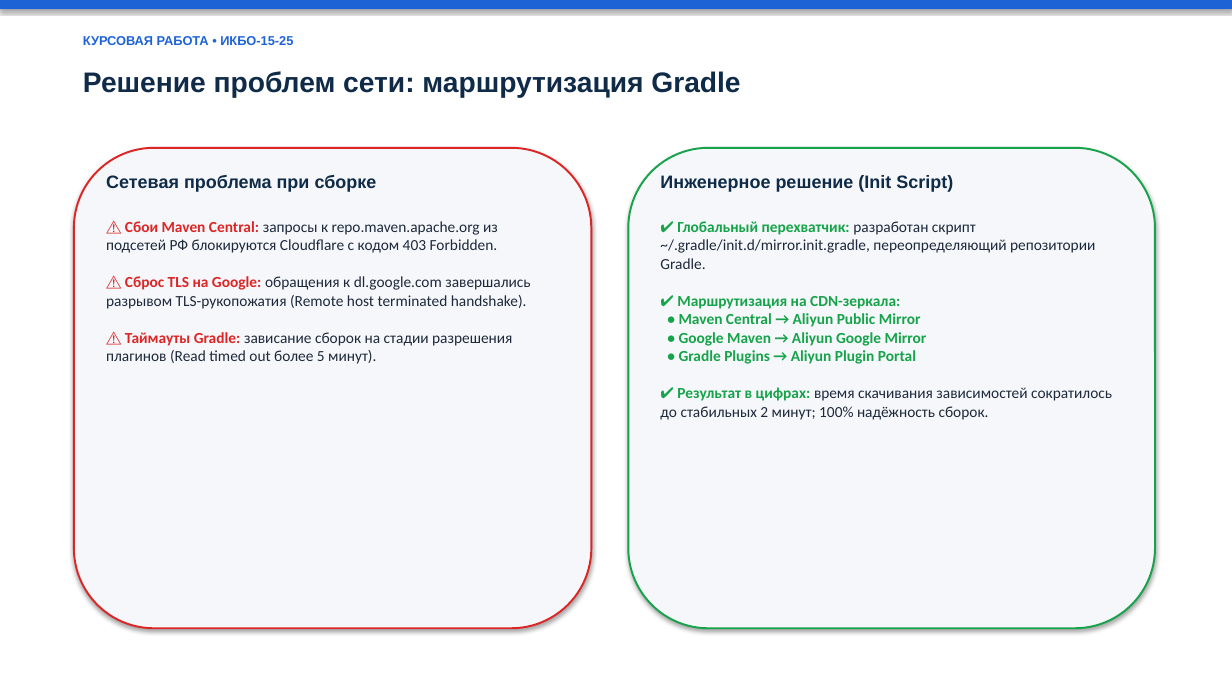
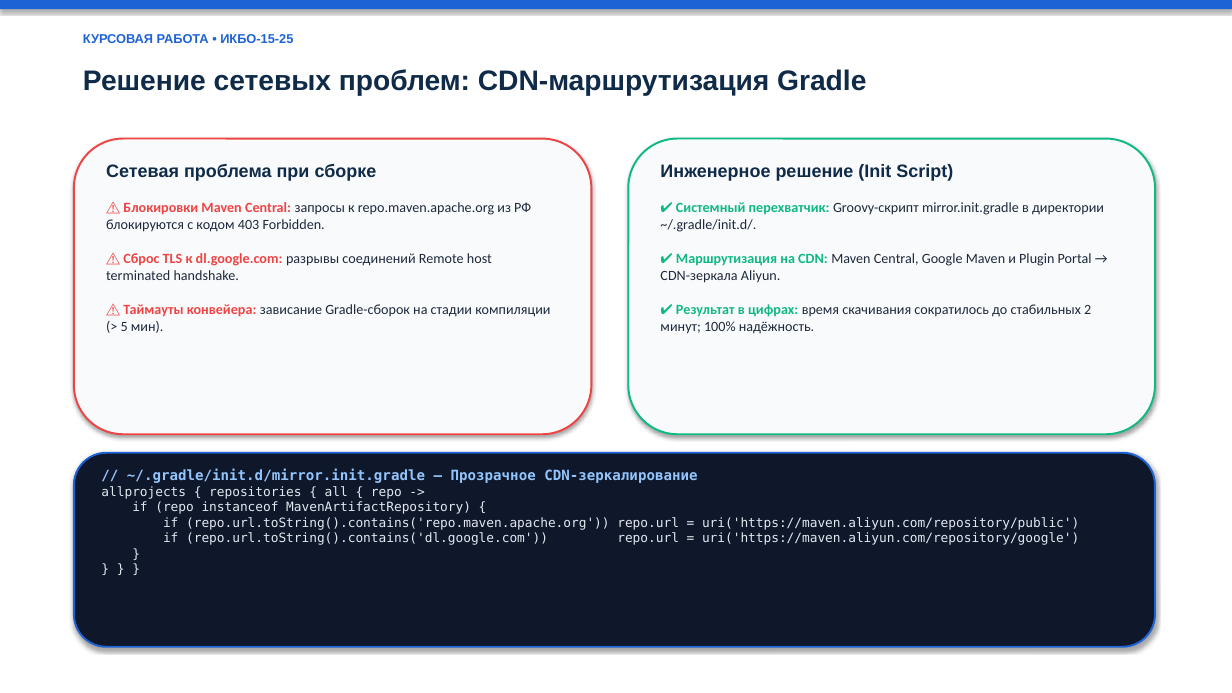
Before and after one commit to VasiliiPlatonov/chess-puzzles-ci, a slide deck: slide 5 of PRESENTATION.pptx. Drawn at 1232x693 pixels with LibreOffice and Linux fonts; fonts in the diff are those of the drawing. Boxes give left, top, right and bottom in pixels: in the first picture for what was removed or moved away, otherwise in the second. Text is boxed around its words. In the diff, an @@ line names an element or a change of style, - is before the commit and + after.

```diff
--- a/PRESENTATION.pptx
+++ b/PRESENTATION.pptx
@@ text at <box>83,69,866,95</box>: text changed @@
-Решение проблем сети: маршрутизация Gradle
+Решение сетевых проблем: CDN-маршрутизация Gradle
@@ rounded rectangle: place and size @@
-rounded rectangle at <box>74,148,592,628</box>
+rounded rectangle at <box>74,139,592,434</box>
@@ rounded rectangle at <box>74,139,592,434</box>: fill #F5F7FA to #F8FAFC; outline #DC2626 1.5 pt to #EF4444 1.5 pt @@
@@ rounded rectangle: place and size @@
-rounded rectangle at <box>628,148,1155,628</box>
+rounded rectangle at <box>628,139,1155,434</box>
@@ rounded rectangle at <box>628,139,1155,434</box>: fill #F5F7FA to #F8FAFC; outline #16A34A 1.5 pt to #10B981 1.5 pt @@
@@ text "Сетевая проблема при сборке": place and size @@
-text "Сетевая проблема при сборке" at <box>106,175,377,192</box>
+text "Сетевая проблема при сборке" at <box>106,164,377,181</box>
@@ text "Инженерное решение (Init Script)": place and size @@
-text "Инженерное решение (Init Script)" at <box>660,175,953,192</box>
+text "Инженерное решение (Init Script)" at <box>660,164,953,181</box>
@@ text at <box>106,202,550,333</box>: text changed; size 12 to 11 pt @@
-⚠ Сбои Maven Central: запросы к repo.maven.apache.org из подсетей РФ блокируются Cloudflare с кодом 403 Forbidden.
-⚠ Сброс TLS на Google: обращения к dl.google.com завершались разрывом TLS-рукопожатия (Remote host terminated handshake).
-⚠ Таймауты Gradle: зависание сборок на стадии разрешения плагинов (Read timed out более 5 минут).
+⚠ Блокировки Maven Central: запросы к repo.maven.apache.org из РФ блокируются с кодом 403 Forbidden.
+⚠ Сброс TLS к dl.google.com: разрывы соединений Remote host terminated handshake.
+⚠ Таймауты конвейера: зависание Gradle-сборок на стадии компиляции (> 5 мин).
@@ text at <box>660,202,1104,334</box>: text changed; size 12 to 11 pt @@
-✔ Глобальный перехватчик: разработан скрипт ~/.gradle/init.d/mirror.init.gradle, переопределяющий репозитории Gradle.
-✔ Маршрутизация на CDN-зеркала:
-• Maven Central → Aliyun Public Mirror
-• Google Maven → Aliyun Google Mirror
-• Gradle Plugins → Aliyun Plugin Portal
-✔ Результат в цифрах: время скачивания зависимостей сократилось до стабильных 2 минут; 100% надёжность сборок.
+✔ Системный перехватчик: Groovy-скрипт mirror.init.gradle в директории ~/.gradle/init.d/.
+✔ Маршрутизация на CDN: Maven Central, Google Maven и Plugin Portal → CDN-зеркала Aliyun.
+✔ Результат в цифрах: время скачивания сократилось до стабильных 2 минут; 100% надёжность.
@@ rounded rectangle added at <box>74,453,1155,647</box>, fill #0F172A, outline #1E63D6 1.5 pt @@
@@ text added at <box>101,469,1079,545</box>, 10 pt, text #E2E8F0 @@
+// ~/.gradle/init.d/mirror.init.gradle — Прозрачное CDN-зеркалирование
+allprojects { repositories { all { repo ->
+if (repo instanceof MavenArtifactRepository) {
+if (repo.url.toString().contains('repo.maven.apache.org')) repo.url = uri('https://maven.aliyun.com/repository/public')
+if (repo.url.toString().contains('dl.google.com')) repo.url = uri('https://maven.aliyun.com/repository/google')
+}
+} } }
```
Also in this commit, not shown: 7 other slides changed, 1 other file.
